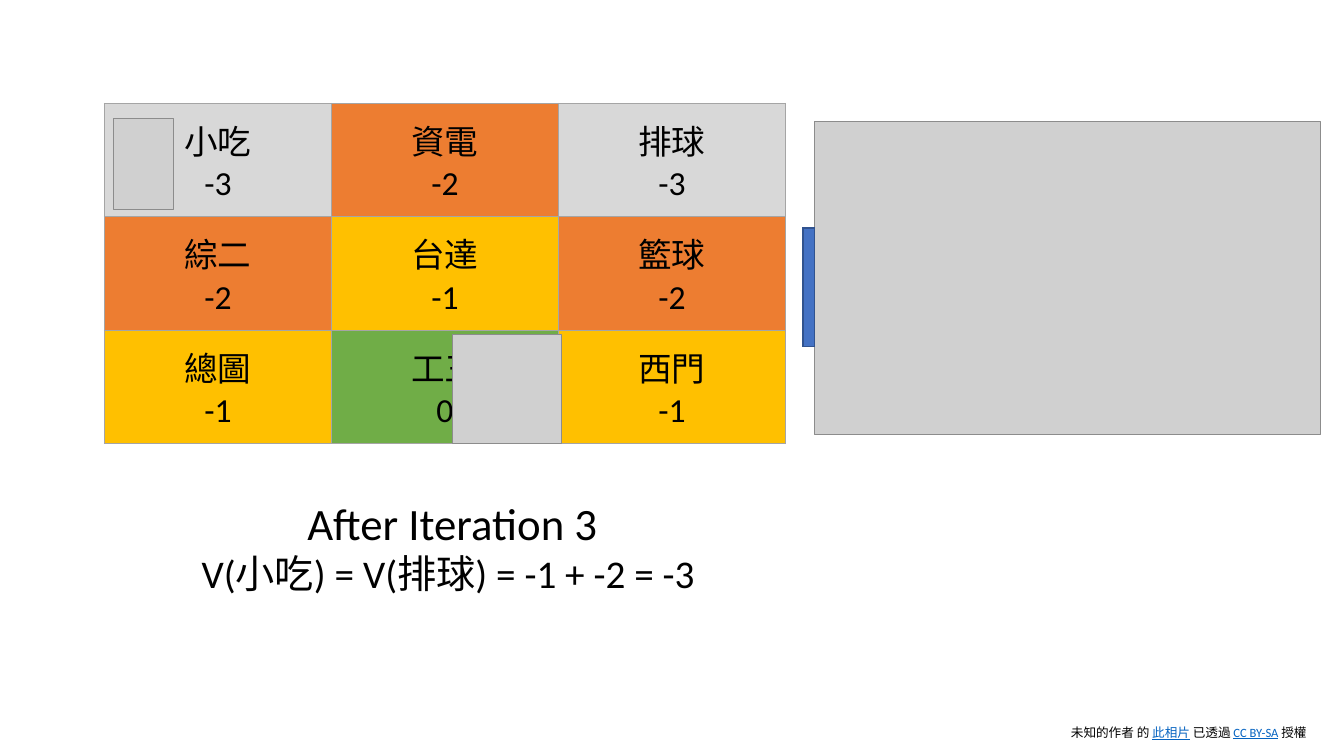
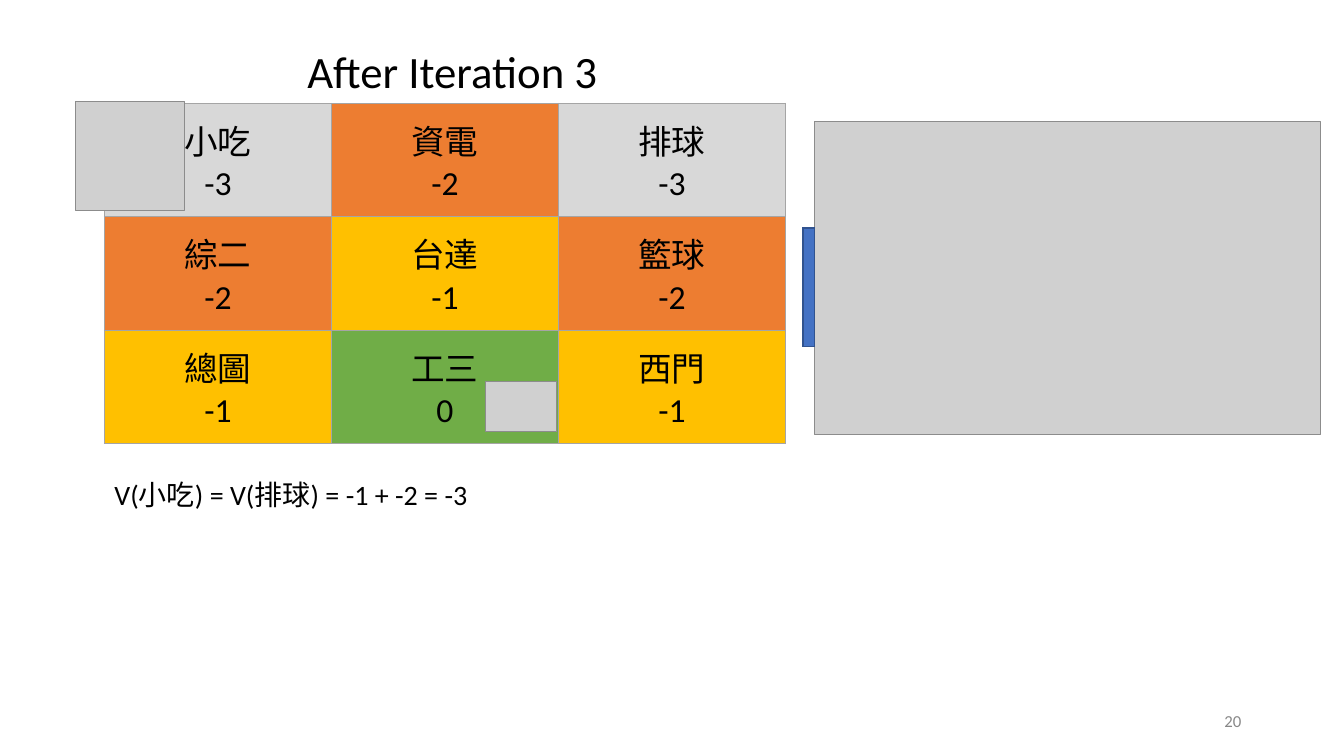
Before and after one commit to nthu-datalab/ml, a slide deck: slide 21 of labs/14_Q-Learning/14_Q-Learning_slide.pptx (slide 14 before the commit). Drawn at 1344x756 pixels with LibreOffice and Linux fonts; fonts in the diff are those of the drawing; grey boxes stand for pictures. Boxes give left, top, right and bottom in pixels: in the first picture for what was removed or moved away, otherwise in the second. Text is boxed around its words. In the diff, an @@ line names an element or a change of style, - is before the commit and + after.

```diff
--- a/labs/14_Q-Learning/14_Q-Learning_slide.pptx
+++ b/labs/14_Q-Learning/14_Q-Learning_slide.pptx
@@ text added at [307, 57, 597, 89], 32 pt, text #000000 @@
+After Iteration 3
@@ picture added at [76, 102, 185, 211] @@
@@ table: place and size @@
-table at [105, 104, 785, 435]
+table at [105, 104, 785, 444]
@@ picture removed at [113, 119, 173, 210] @@
@@ picture removed at [453, 335, 562, 444] @@
@@ picture added at [486, 381, 558, 432] @@
@@ text "V(小吃) = V(排球) = -1 ...": place and size @@
-text "V(小吃) = V(排球) = -1 ..." at [202, 509, 695, 594]
+text "V(小吃) = V(排球) = -1 ..." at [114, 482, 468, 509]
@@ text "V(小吃) = V(排球) = -1 ..." at [114, 482, 468, 509]: size 28 to 20 pt; alignment centre to left @@
@@ text at [307, 509, 597, 541]: paragraph removed @@
-After Iteration 3
@@ page number added at [1224, 716, 1241, 727], 12 pt, text #888888 @@
+20
@@ text removed at [1071, 726, 1306, 740] @@
-未知的作者 的 此相片 已透過 CC BY-SA 授權
```
Also in this commit, not shown: 33 other slides changed, 3 slides removed, 5 other files.
